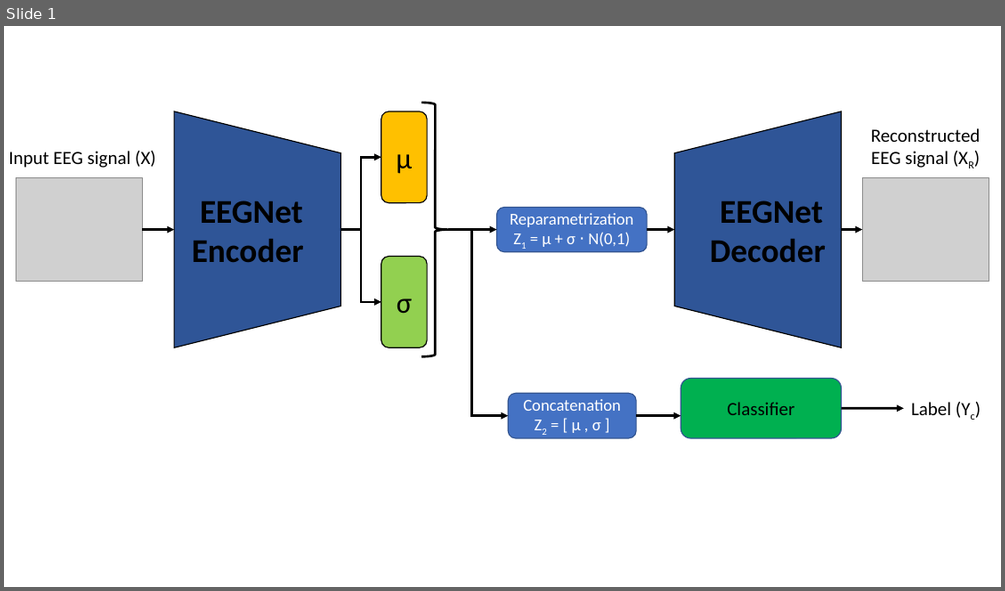
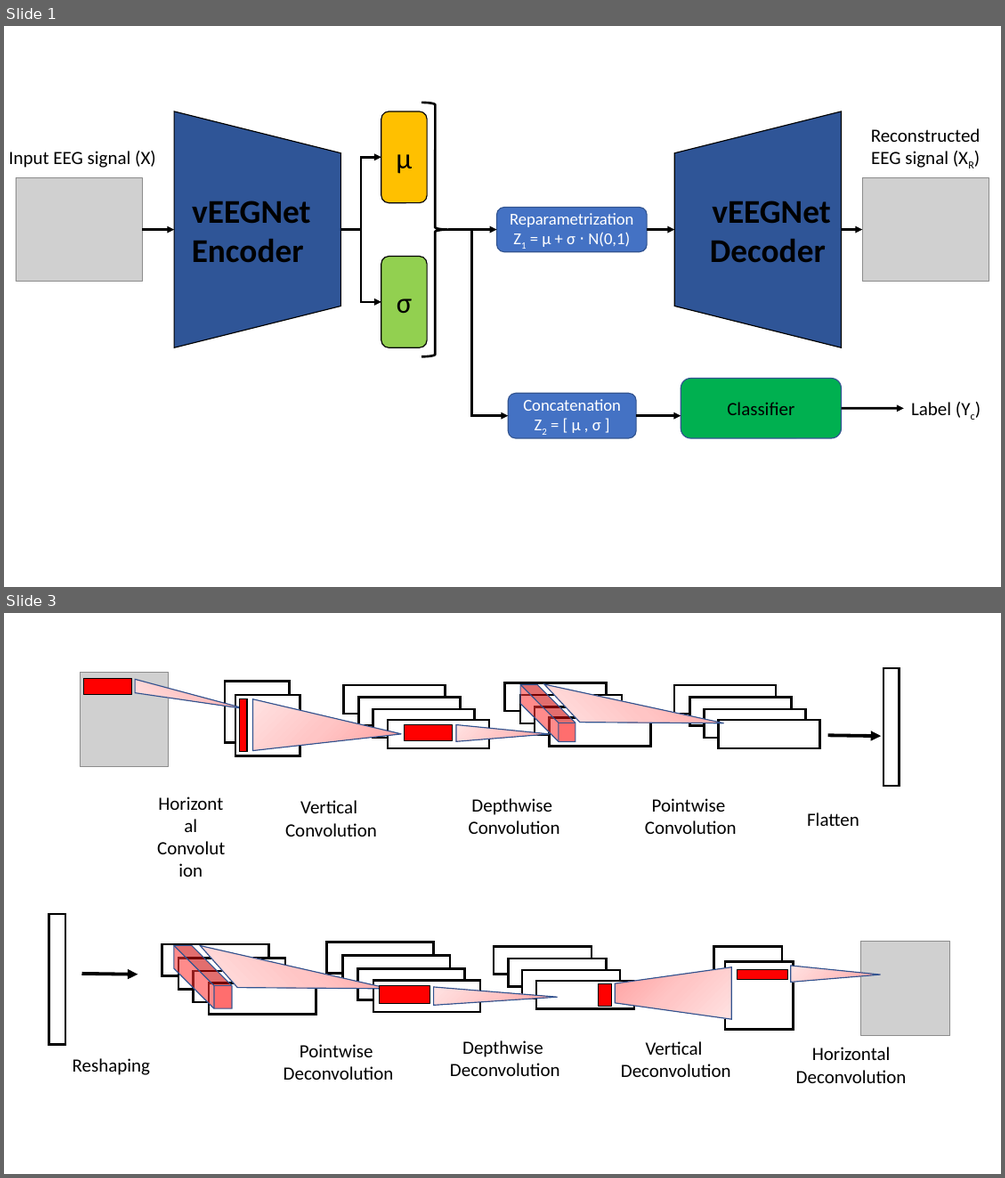
Before and after one commit to jesus-333/Variational-Autoencoder-for-EEG-analysis, a slide deck: Other/Schemi vari.pptx. Shown one above the other, each under a label of ours: slide 1 before the commit, slides 1 and 3 after it; the slides between them are not shown. The pictures are 1005x591 and 1005x1178 pixels, drawn with LibreOffice and Linux fonts; fonts in the diff are those of the drawing; grey boxes stand for pictures. Boxes give left, top, right and bottom in pixels: in the first picture for what was removed or moved away, otherwise in the second. Text is boxed around its words. In the diff, an @@ line names an element or a change of style, - is before the commit and + after.

```diff
--- a/Other/Schemi vari.pptx
+++ b/Other/Schemi vari.pptx
@@ slide 3 added at [4, 613, 1001, 1174], background #FFFFFF @@
@@ picture added at [80, 672, 169, 767] @@
@@ rectangle added at [83, 679, 131, 695], fill #FF0000, outline #000000 0.75 pt @@
@@ freeform shape added at [135, 679, 247, 709], fill gradient #FFA0A0 to #FFC5C5 to #FFE3E3, outline #325491 1 pt @@
@@ rectangle added at [225, 681, 290, 742], fill #FFFFFF, outline #000000 2.25 pt @@
@@ cube added at [520, 684, 575, 741], fill #FF0000 at 57% opacity, outline #325491 1 pt @@
@@ freeform shape added at [544, 684, 724, 723], fill gradient #FFA0A0 to #FFC5C5 to #FFE3E3, outline #325491 1 pt @@
@@ rectangle added at [883, 668, 899, 786], fill #FFFFFF, outline #000000 2.25 pt @@
@@ rectangle added at [235, 695, 300, 755], fill #FFFFFF, outline #000000 2.25 pt @@
@@ rectangle added at [240, 699, 247, 751], fill #FF0000, outline #000000 1 pt @@
@@ triangle added at [253, 699, 402, 751], fill gradient #FFA0A0 to #FFC5C5 to #FFE3E3, outline #325491 1 pt @@
@@ group added at [505, 682, 651, 747]: 4 rectangles @@
@@ group added at [343, 685, 489, 748]: 4 rectangles @@
@@ rectangle added at [404, 724, 452, 740], fill #FF0000, outline #000000 0.75 pt @@
@@ triangle added at [456, 725, 550, 741], fill gradient #FFA0A0 to #FFC5C5 to #FFE3E3, outline #325491 1 pt @@
@@ group added at [674, 685, 821, 748]: 4 rectangles @@
@@ arrow added from (828, 735) to (882, 736), #000000 3.25 pt @@
@@ text added at [150, 788, 232, 840], 18 pt, text #000000 @@
+Horizontal
+Convolution
@@ text added at [469, 798, 560, 834], 18 pt, text #000000 @@
+Depthwise
+Convolution
@@ text added at [645, 798, 736, 834], 18 pt, text #000000 @@
+Pointwise
+Convolution
@@ text added at [285, 800, 377, 836], 18 pt, text #000000 @@
+Vertical
+Convolution
@@ text added at [807, 812, 859, 826], 18 pt, text #000000 @@
+Flatten
@@ picture added at [861, 941, 950, 1036] @@
@@ rectangle added at [599, 984, 612, 1005], fill #FF0000, outline #000000 0.75 pt @@
@@ group added at [48, 915, 881, 1079]: 17 rectangles, 4 texts, 2 triangles, 1 arrow, 1 cube, 1 freeform shape, 1 trapezoid @@
+Reshaping
+Pointwise
+Deconvolution
+Depthwise
+Deconvolution
+Vertical
+Deconvolution
@@ text added at [796, 1046, 906, 1083], 18 pt, text #000000 @@
+Horizontal
+Deconvolution
@@ slide 1 changed as well @@
@@ text in trapezoid at [192, 200, 310, 262]: text changed @@
-EEGNet Encoder
+vEEGNet Encoder
@@ text in trapezoid at [710, 200, 830, 262]: text changed @@
-EEGNet Decoder
+vEEGNet Decoder
```
Also in this commit, not shown: 4 other slides added, 17 other files.
